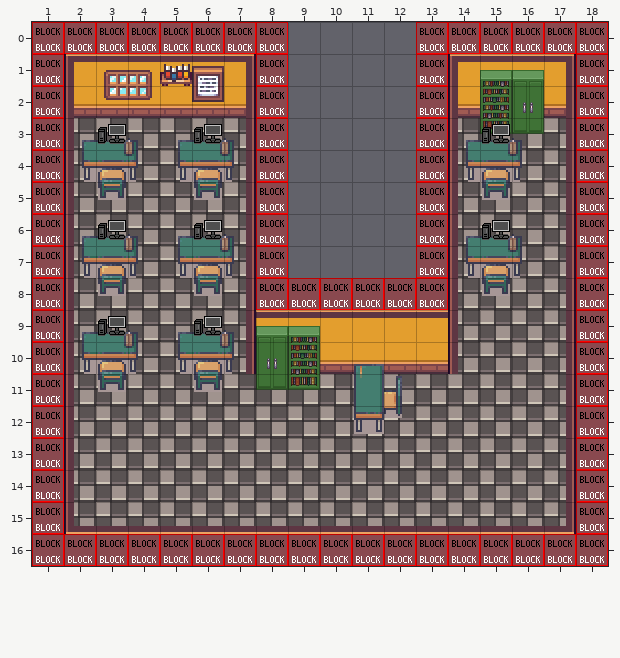
Level history. Tiled map (JSON): computerlab.tmj. That is the earlier state.
Cells are 32x32 px. Shown: x 1..18, y 0..16.
Once edited:
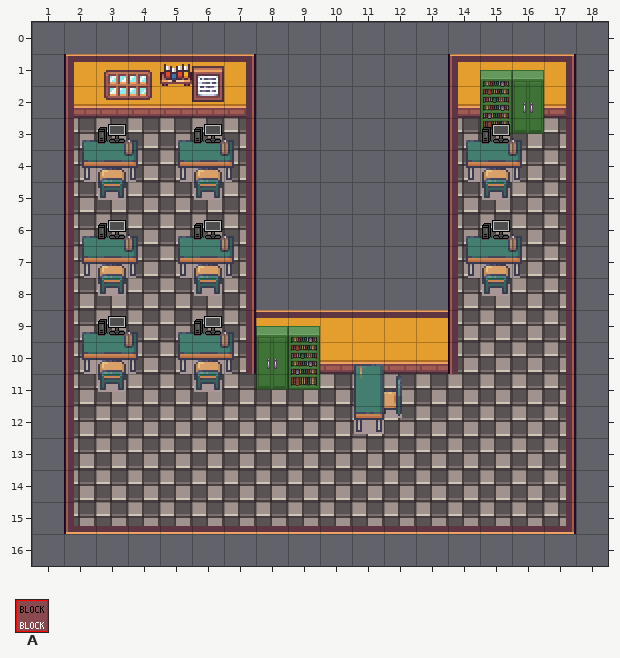
Key: from "WA_Special_Zones": A 2.
_ is an empty cell.
See-through tiles are keyed as they look on the map.
Edits made:
{"where": "layer \"collisions\" (now hidden)"}
{"y":0,"x":1,"old":"AAAAAAAA","new":"________"}
{"y":0,"x":13,"old":"AAAAAA","new":"______"}
{"y":1,"x":1,"old":"A","new":"_"}
{"y":1,"x":8,"old":"A","new":"_"}
{"y":1,"x":13,"old":"A","new":"_"}
{"y":1,"x":18,"old":"A","new":"_"}
{"y":2,"x":1,"old":"A","new":"_"}
{"y":2,"x":8,"old":"A","new":"_"}
{"y":2,"x":13,"old":"A","new":"_"}
{"y":2,"x":18,"old":"A","new":"_"}
{"y":3,"x":1,"old":"A","new":"_"}
{"y":3,"x":8,"old":"A","new":"_"}
{"y":3,"x":13,"old":"A","new":"_"}
{"y":3,"x":18,"old":"A","new":"_"}
{"y":4,"x":1,"old":"A","new":"_"}
{"y":4,"x":8,"old":"A","new":"_"}
{"y":4,"x":13,"old":"A","new":"_"}
{"y":4,"x":18,"old":"A","new":"_"}
{"y":5,"x":1,"old":"A","new":"_"}
{"y":5,"x":8,"old":"A","new":"_"}
{"y":5,"x":13,"old":"A","new":"_"}
{"y":5,"x":18,"old":"A","new":"_"}
{"y":6,"x":1,"old":"A","new":"_"}
{"y":6,"x":8,"old":"A","new":"_"}
{"y":6,"x":13,"old":"A","new":"_"}
{"y":6,"x":18,"old":"A","new":"_"}
{"y":7,"x":1,"old":"A","new":"_"}
{"y":7,"x":8,"old":"A","new":"_"}
{"y":7,"x":13,"old":"A","new":"_"}
{"y":7,"x":18,"old":"A","new":"_"}
{"y":8,"x":1,"old":"A","new":"_"}
{"y":8,"x":8,"old":"AAAAAA","new":"______"}
{"y":8,"x":18,"old":"A","new":"_"}
{"y":9,"x":1,"old":"A","new":"_"}
{"y":9,"x":18,"old":"A","new":"_"}
{"y":10,"x":1,"old":"A","new":"_"}
{"y":10,"x":18,"old":"A","new":"_"}
{"y":11,"x":1,"old":"A","new":"_"}
{"y":11,"x":18,"old":"A","new":"_"}
{"y":12,"x":1,"old":"A","new":"_"}
{"y":12,"x":18,"old":"A","new":"_"}
{"y":13,"x":1,"old":"A","new":"_"}
{"y":13,"x":18,"old":"A","new":"_"}
{"y":14,"x":1,"old":"A","new":"_"}
{"y":14,"x":18,"old":"A","new":"_"}
{"y":15,"x":1,"old":"A","new":"_"}
{"y":15,"x":18,"old":"A","new":"_"}
{"y":16,"x":1,"old":"AAAAAAAAAAAAAAAAAA","new":"__________________"}
{"label":"removed","picture_box":[32,22,608,566]}
